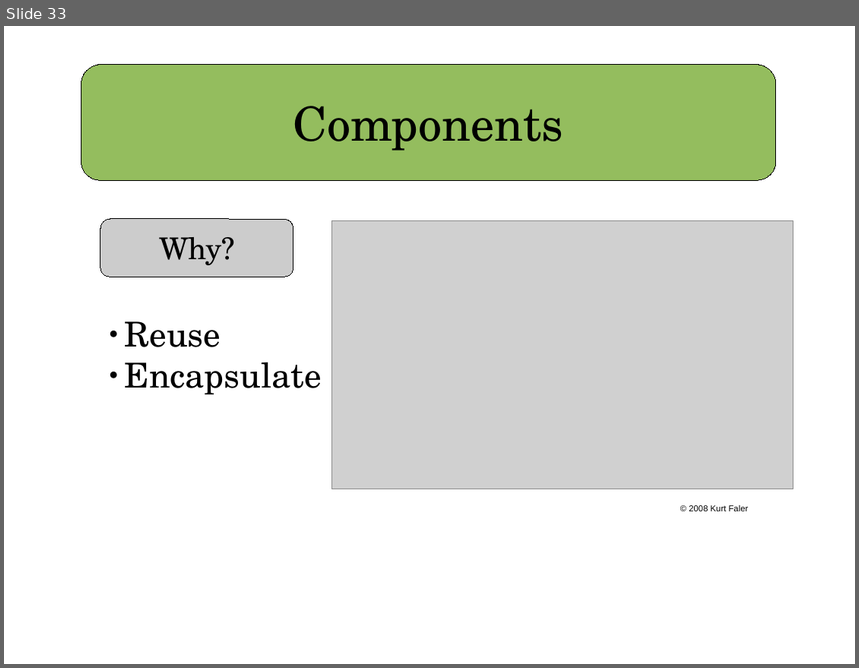
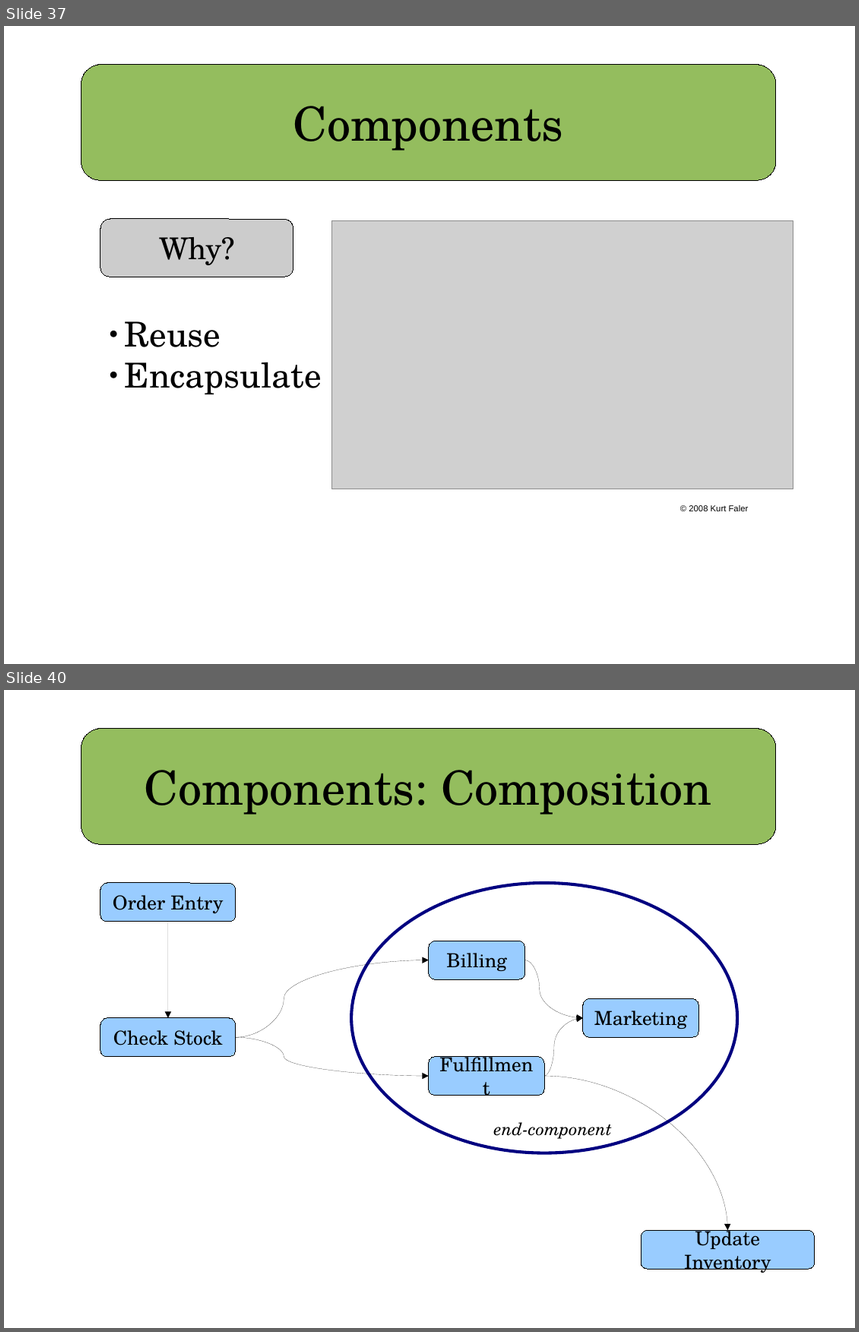
Before and after one commit to plorenz/sarasvati, a slide deck: doc/presentation.odp. Shown one above the other, each under a label of ours: slide 33 before the commit, slides 37 and 40 after it; the slides between them are not shown. The pictures are 859x668 and 859x1332 pixels, drawn with LibreOffice and Linux fonts; fonts in the diff are those of the drawing; grey boxes stand for pictures. Boxes give left, top, right and bottom in pixels: in the first picture for what was removed or moved away, otherwise in the second. Text is boxed around its words. In the diff, an @@ line names an element or a change of style, - is before the commit and + after.

```diff
--- a/doc/presentation.odp
+++ b/doc/presentation.odp
@@ slide 40 added at (x1=4, y1=690, x2=855, y2=1328), background #FFFFFF @@
@@ rounded rectangle added at (x1=82, y1=729, x2=776, y2=844), fill #94BD5E, outline #000000 0 pt, 44 pt, text #000000 @@
+Components: Composition
@@ rounded rectangle added at (x1=101, y1=883, x2=236, y2=922), fill #99CCFF, outline #000000 0 pt, 18 pt, text #000000 @@
+Order Entry
@@ ellipse added at (x1=351, y1=883, x2=738, y2=1154), fill #FFFFFF, outline #000080 2.89 pt @@
@@ curved arrow added from (167, 922) to (168, 1018), #000000 0 pt @@
@@ curved arrow added from (236, 1037) to (429, 961), #000000 0 pt @@
@@ rounded rectangle added at (x1=429, y1=941, x2=525, y2=980), fill #99CCFF, outline #000000 0 pt, 18 pt, text #000000 @@
+Billing
@@ curved arrow added from (525, 961) to (583, 1018), #000000 0 pt @@
@@ rounded rectangle added at (x1=583, y1=999, x2=699, y2=1037), fill #99CCFF, outline #000000 0 pt, 18 pt, text #000000 @@
+Marketing
@@ rounded rectangle added at (x1=101, y1=1018, x2=236, y2=1057), fill #99CCFF, outline #000000 0 pt, 18 pt, text #000000 @@
+Check Stock
@@ curved arrow added from (544, 1076) to (583, 1018), #000000 0 pt @@
@@ curved arrow added from (236, 1037) to (429, 1076), #000000 0 pt @@
@@ rounded rectangle added at (x1=429, y1=1057, x2=544, y2=1096), fill #99CCFF, outline #000000 0 pt, 18 pt, text #000000 @@
+Fulfillment
@@ curved arrow added from (544, 1076) to (728, 1230), #000000 0 pt @@
@@ text added at (x1=494, y1=1122, x2=612, y2=1139), 16 pt, text #000000, italic @@
+end-component
@@ rounded rectangle added at (x1=641, y1=1230, x2=815, y2=1269), fill #99CCFF, outline #000000 0 pt, 18 pt, text #000000 @@
+Update Inventory
@@ what was slide 33 is now slide 37 @@
```
Also in this commit, not shown: 9 other slides added.
